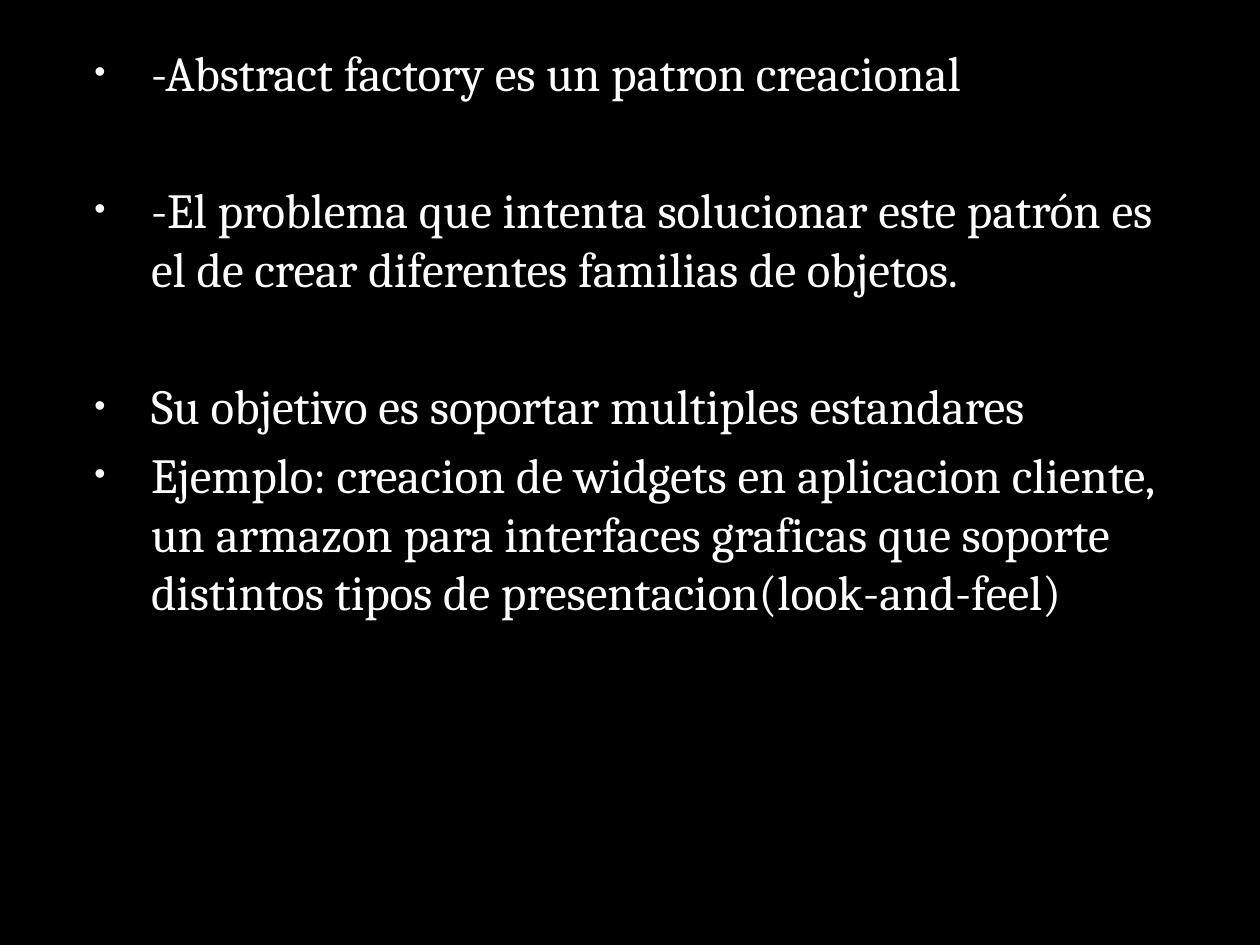
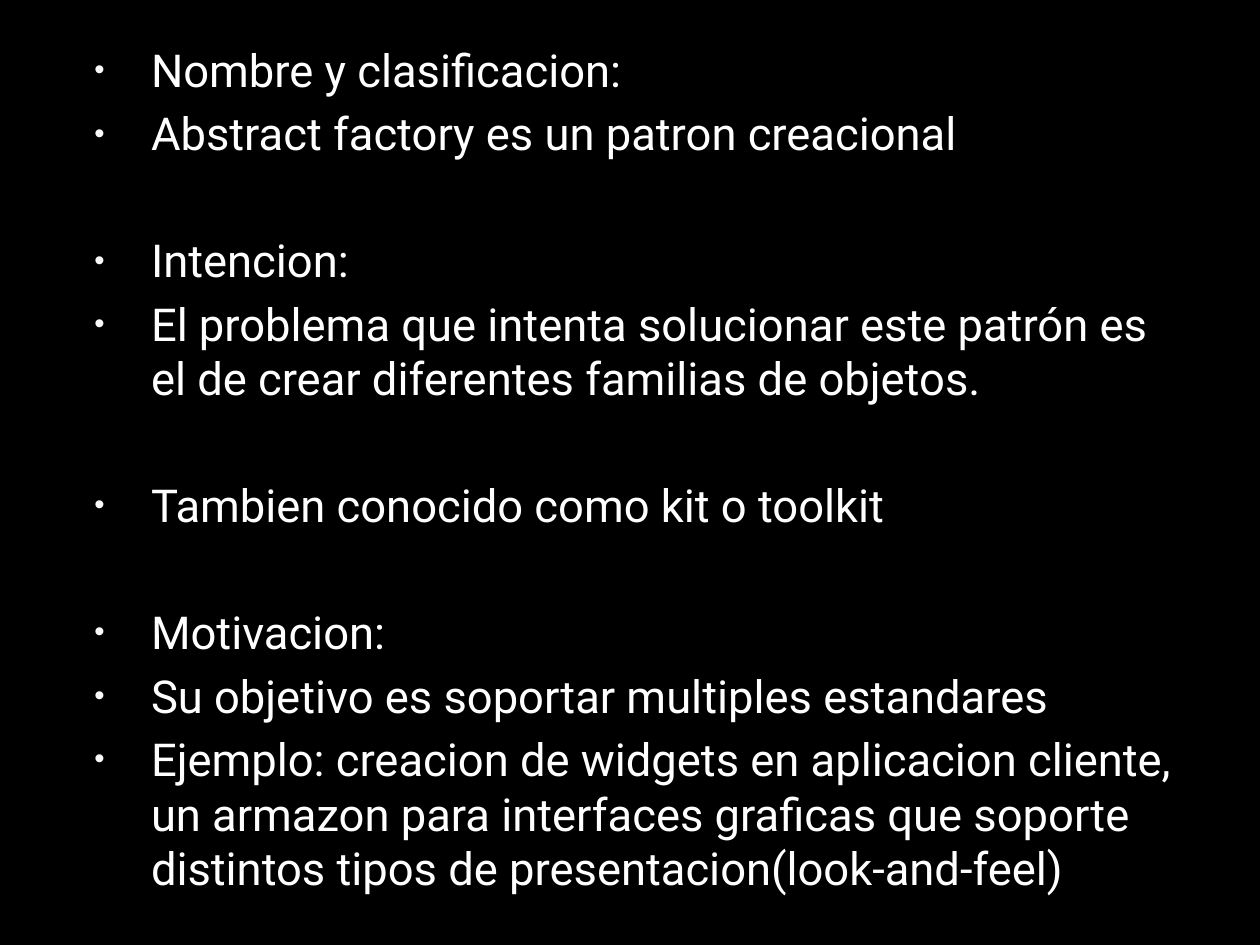
Before and after one commit to AnhellO/DAS_Sistemas, a slide deck: slide 2 of Ago-Dic-2017/Luis Estrada/Practica 2/ABSTRACT FACTORY.pptx. Drawn at 1260x945 pixels with LibreOffice and Linux fonts; fonts in the diff are those of the drawing; background and template pictures are left out. Boxes give left, top, right and bottom in pixels: in the first picture for what was removed or moved away, otherwise in the second. Text is boxed around its words. In the diff, an @@ line names an element or a change of style, - is before the commit and + after.

```diff
--- a/Ago-Dic-2017/Luis Estrada/Practica 2/ABSTRACT FACTORY.pptx
+++ b/Ago-Dic-2017/Luis Estrada/Practica 2/ABSTRACT FACTORY.pptx
@@ text at (151, 52, 1147, 650): text changed; size 28 to 25.9 pt; font Cambria to Roboto @@
-• -Abstract factory es un patron creacional
-• -El problema que intenta solucionar este patrón es el de crear diferentes familias de objetos.
+• Nombre y clasificacion:
+• Abstract factory es un patron creacional
+• Intencion:
+• El problema que intenta solucionar este patrón es el de crear diferentes familias de objetos.
+• Tambien conocido como kit o toolkit
+• Motivacion:
@@ text at (151, 679, 1171, 895): size 28 to 25.9 pt, font Cambria to Roboto in "Su objetivo es soportar multiples estandares", "Ejemplo: creacion de widgets en aplicacion cliente, ..." @@
```
Also in this commit, not shown: 8 other slides changed, 1 slide added, 2 slides removed, 1 other file.
